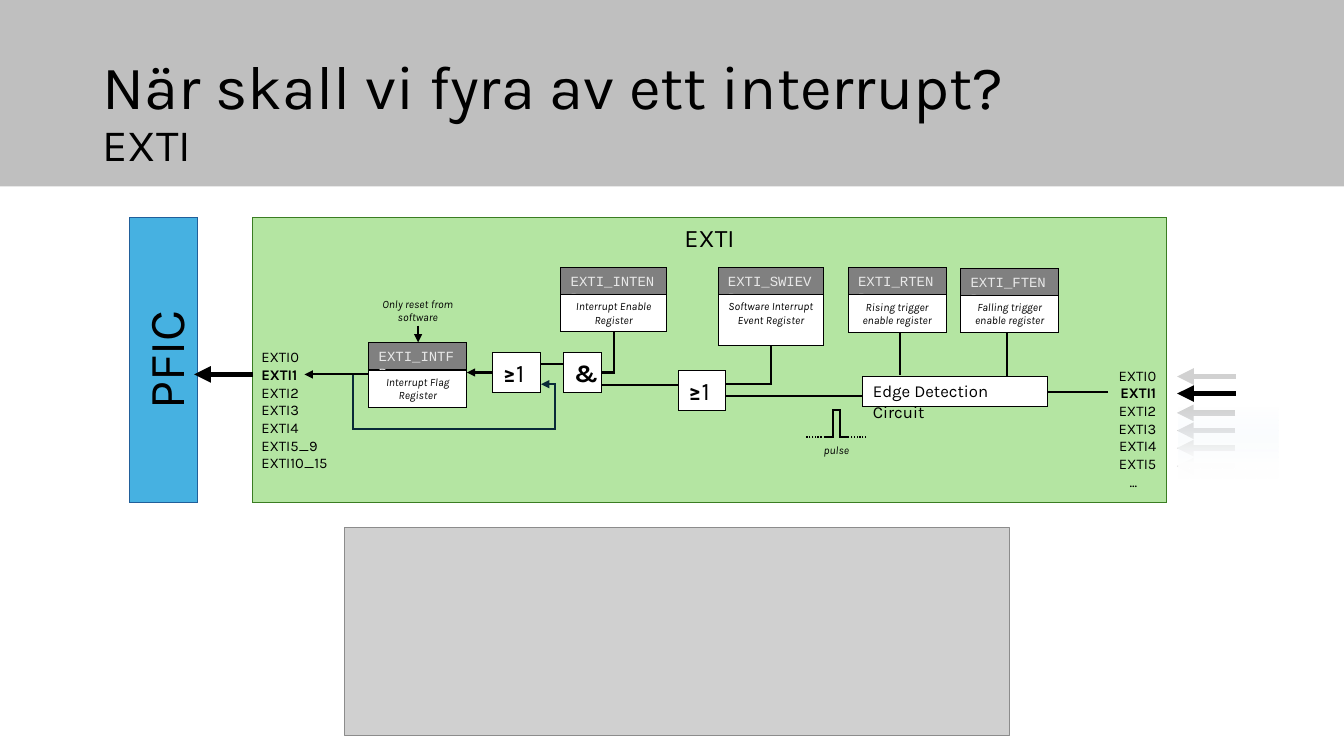
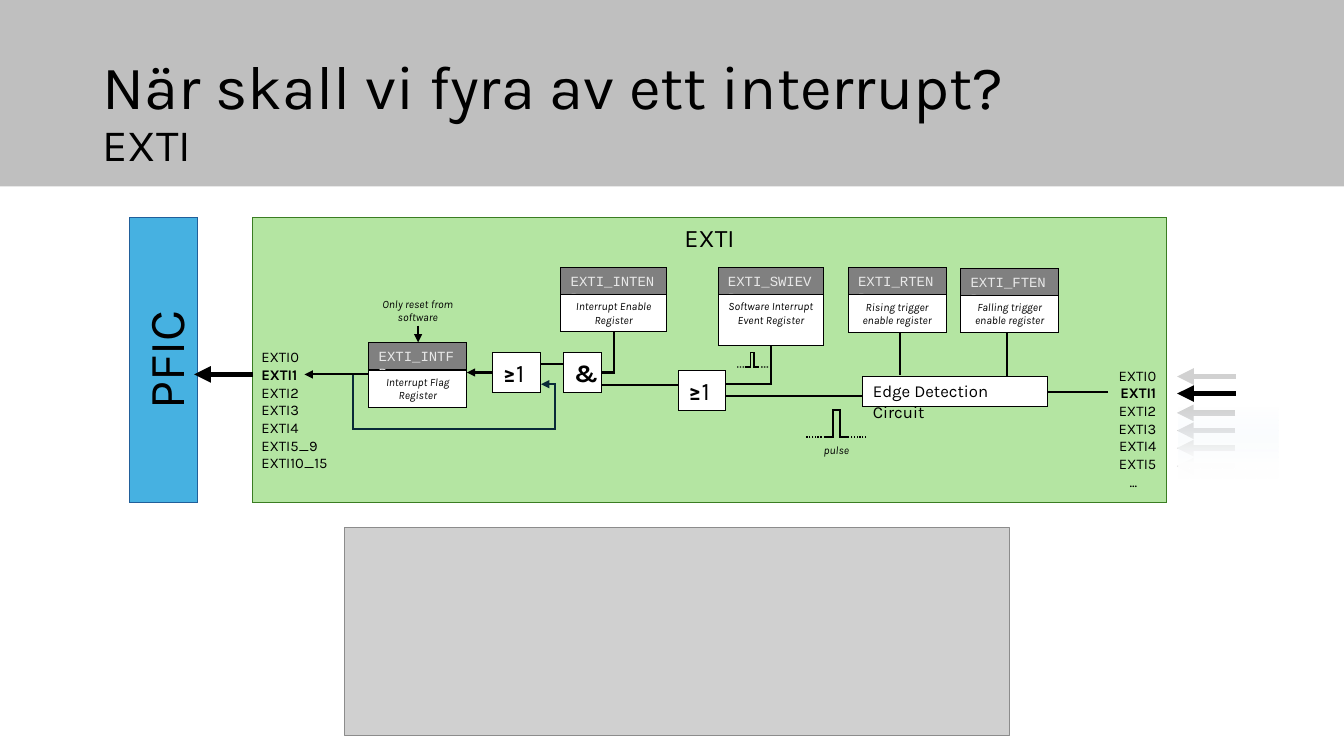
Before and after one commit to elias-at-chalmers/mop-lecture_notes-mirror, a slide deck: slide 25 of slides/lecture09_external_interrupts.pptx (slide 21 before the commit). Drawn at 1344x756 pixels with LibreOffice and Linux fonts; fonts in the diff are those of the drawing; grey boxes stand for pictures. Boxes give left, top, right and bottom in pixels: in the first picture for what was removed or moved away, otherwise in the second. Text is boxed around its words. In the diff, an @@ line names an element or a change of style, - is before the commit and + after.

```diff
--- a/slides/lecture09_external_interrupts.pptx
+++ b/slides/lecture09_external_interrupts.pptx
@@ freeform shape added at (745, 353, 758, 368), outline #000000 1 pt @@
@@ line added from (744, 367) to (736, 367), #000000 1 pt dashed @@
@@ line added from (768, 367) to (760, 367), #000000 1 pt dashed @@
```
Also in this commit, not shown: 2 other slides changed, 7 slides added.
